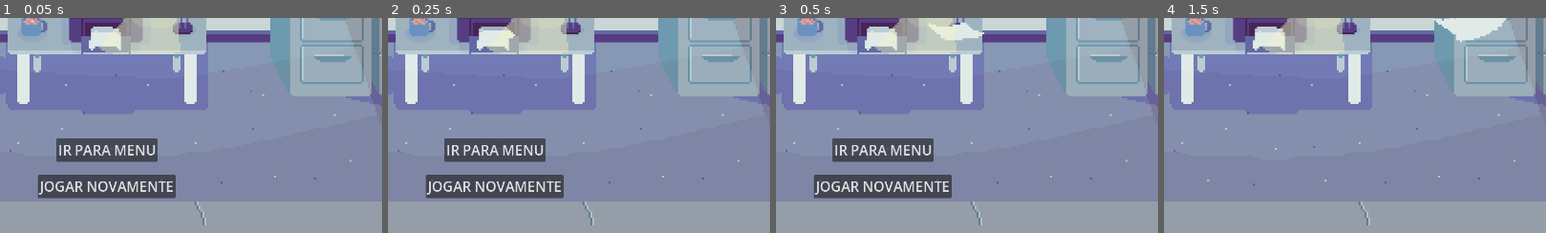
Above: before the commit, frames 1-4 (left to right).
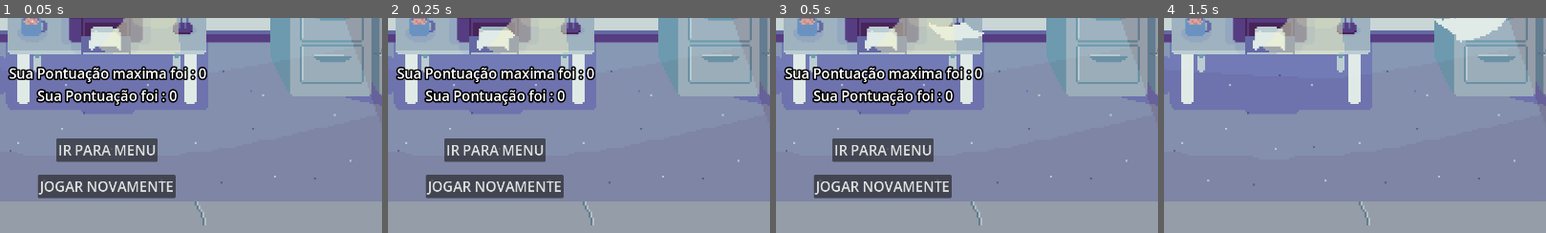
Above: after the commit, the same moments.

Repository: joashneves/felpo_jam_carimbo
Game: Godot game, scene res://Scene/GameOver/Game_over.tscn
Same seed, same stepped clock (60 frames per second), same inputs: the game is played once before the commit and once after it. This scene is started directly instead of the project's main scene.
Inputs (mouse positions are % of the whole screen's width and height, from its top left):
- Up to frame 1 (0.05 s): no input
- Up to frame 2 (0.25 s): no input
- Up to frame 3 (0.5 s): no input
- Up to frame 4 (1.5 s): click "JOGAR NOVAMENTE" at 0.5 s; move the mouse to (72, 45) at 1.27 s; press the mouse at (72, 45) at 1.28 s; hold W (cima) from 1.28 s (still down)
The pictures show only the part of the screen within x 36-86%, y 19-69%; the shares and areas given below are measured in that part.

The runs differ from the first frame. In frame 1, 4.5% of the frame differs, in the area x 2-55%, y 22-41%; in frame 2, 4.5%; in frame 3, 4.5%; in frame 4, nothing differs.

Commit message:
colcoa os pontos no game over

Diff:
--- a/Scene/GameOver/Game_over.tscn
+++ b/Scene/GameOver/Game_over.tscn
@@ -66,7 +66,7 @@
 position = Vector2(384, 216)
 sprite_frames = SubResource("SpriteFrames_umx57")
 autoplay = "default"
-frame_progress = 0.21880008
+frame_progress = 0.022564156
 
 [node name="CanvasLayer" type="CanvasLayer" parent="." unique_id=981579150]
 
@@ -116,5 +116,41 @@
 text = "JOGAR NOVAMENTE"
 metadata/_edit_use_anchors_ = true
 
+[node name="PontuacaoAtual" type="Label" parent="CanvasLayer/Control" unique_id=1843346278]
+layout_mode = 1
+anchors_preset = 8
+anchor_left = 0.5
+anchor_top = 0.5
+anchor_right = 0.5
+anchor_bottom = 0.5
+offset_left = -85.0
+offset_top = -120.0
+offset_right = 86.0
+offset_bottom = -97.0
+grow_horizontal = 2
+grow_vertical = 2
+theme_override_colors/font_outline_color = Color(0, 0, 0, 1)
+theme_override_constants/outline_size = 12
+theme_override_font_sizes/font_size = 28
+text = "Sua Pontuação foi : 10"
+
+[node name="PontuacaoMaximo" type="Label" parent="CanvasLayer/Control" unique_id=947543073]
+layout_mode = 1
+anchors_preset = 8
+anchor_left = 0.5
+anchor_top = 0.5
+anchor_right = 0.5
+anchor_bottom = 0.5
+offset_left = -147.0
+offset_top = -173.0
+offset_right = 150.0
+offset_bottom = -134.0
+grow_horizontal = 2
+grow_vertical = 2
+theme_override_colors/font_outline_color = Color(0, 0, 0, 1)
+theme_override_constants/outline_size = 12
+theme_override_font_sizes/font_size = 28
+text = "Sua Pontuação Maxima foi : 10"
+
 [connection signal="pressed" from="CanvasLayer/Control/Menu" to="." method="_on_ir_menu_pressed"]
 [connection signal="pressed" from="CanvasLayer/Control/JogarNovamente" to="." method="_on_jogar_novamente_pressed"]
--- a/Scene/GameOver/game_over.gd
+++ b/Scene/GameOver/game_over.gd
@@ -2,10 +2,19 @@
 
 @export var menu_cena : PackedScene;
 @export var jogar_cena : PackedScene;
+
+@onready var pontuacao_atual : Label = $CanvasLayer/Control/PontuacaoAtual
+@onready var pontuacao_maxima : Label = $CanvasLayer/Control/PontuacaoMaximo
+
+var temp_pontos : int = GameManager.pontos;
+
 # Called when the node enters the scene tree for the first time.
 func _ready() -> void:
-	pass # Replace with function body.
-
+	zerar_pontuacao()
+	var frase = str("Sua Pontuação foi : " + str(temp_pontos))
+	var frase_max = str("Sua Pontuação maxima foi : " + str(GameManager.maximo_de_pontos))
+	pontuacao_atual.text = frase
+	pontuacao_maxima.text = frase_max
 
 # Called every frame. 'delta' is the elapsed time since the previous frame.
 func _process(delta: float) -> void:
@@ -16,6 +25,12 @@
 	get_tree().change_scene_to_packed(menu_cena)
 
 
-
 func _on_jogar_novamente_pressed() -> void:
 	get_tree().change_scene_to_packed(jogar_cena)
+
+
+func zerar_pontuacao():
+	var pontos_main = GameManager.pontos
+	if pontos_main > GameManager.maximo_de_pontos:
+		GameManager.maximo_de_pontos = pontos_main
+	GameManager.pontos = 0
--- a/Scene/Menu/Menu.tscn
+++ b/Scene/Menu/Menu.tscn
@@ -112,6 +112,6 @@
 position = Vector2(384, 216)
 sprite_frames = SubResource("SpriteFrames_ivylu")
 autoplay = "default"
-frame_progress = 0.050623316
+frame_progress = 0.81808037
 
 [connection signal="pressed" from="CanvasLayer/Control/Iniciar" to="." method="_on_iniciar_jogo_pressed"]
--- a/gameManager.gd
+++ b/gameManager.gd
@@ -4,6 +4,7 @@
 var pontos : int = 0
 var minutos : int = 300000
 var minutos_max : int = 300000
+var maximo_de_pontos : int = 0
 
 @onready var cena_game_over : PackedScene = load("res://Scene/GameOver/Game_over.tscn");
 
Binary file added: Assets/Background/TelaDeinicio/felpojam_page.png
Not shown, added: Assets/Background/TelaDeinicio/felpojam_page.png.import
